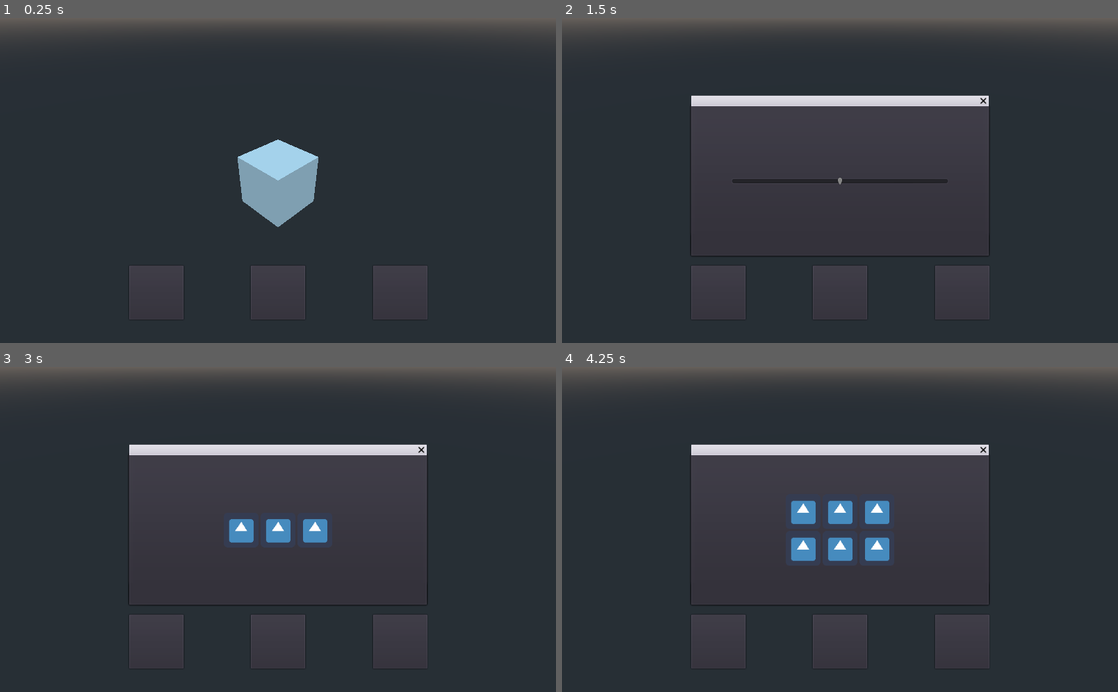
Above: before the commit, frames 1-4 (two rows, left to right).
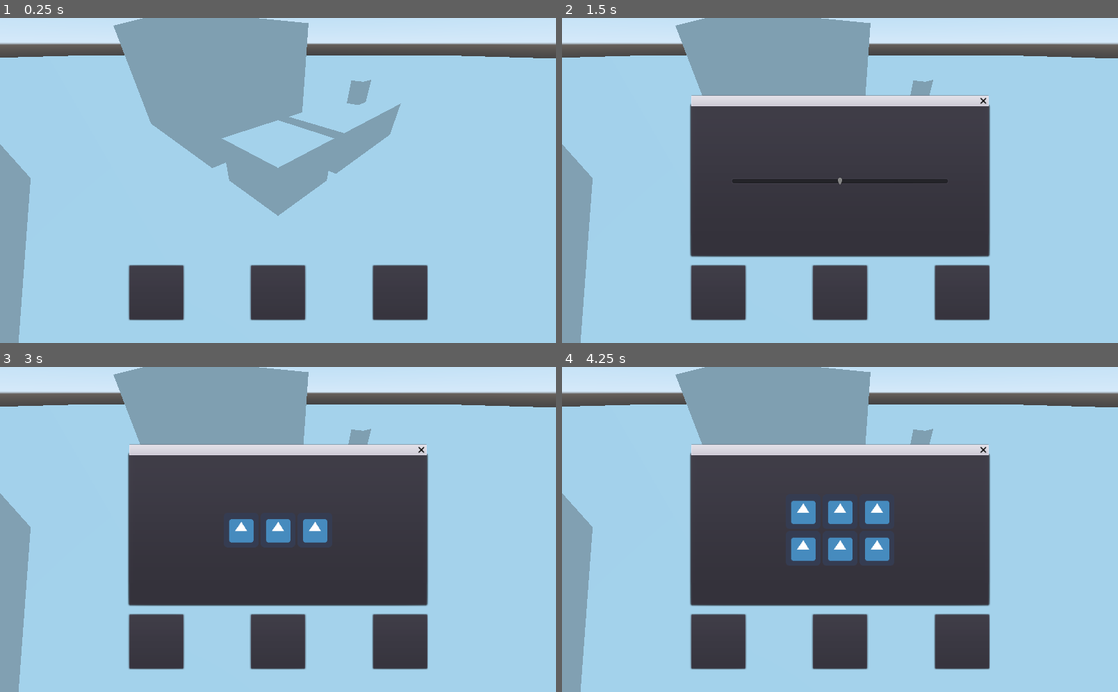
Above: after the commit, the same moments.

Repository: Rhowea/DDUEksamensprojekt
Game: Godot game, scene res://World.tscn
Two runs of this game, one before a commit and one after it. Both use one fixed random seed, a clock stepped at 60 frames per second and the inputs below. The engine's default icon, where the game draws it, is replaced by a stand-in: a white triangle on a blue panel in a dark square.
Inputs (mouse positions are in pixels of both pictures, inside the frame that each line leads up to):
- Up to frame 1 (0.25 s): no input
- Up to frame 2 (1.5 s): click (717, 291) at 0.5 s; click (840, 291) at 1.25 s
- Up to frame 3 (3 s): click (400, 640) at 2 s; click (155, 640) at 2.75 s
- Up to frame 4 (4.25 s): click (801, 529) at 3.5 s

The runs differ from the first frame. In frame 1, 93% of the frame differs, in the area x 0-100%, y 0-100%; in frame 2, 69%; in frame 3, 69%; in frame 4, 69%.

Commit message:
Camera and buildings

Diff:
--- /dev/null
+++ b/3d/Scenes/Skitse1.tscn
@@ -0,0 +1,5 @@
+[gd_scene load_steps=2 format=2]
+
+[ext_resource path="res://3d/Raw/Skitse1.glb" type="PackedScene" id=1]
+
+[node name="Skitse1" instance=ExtResource( 1 )]
--- a/World.tscn
+++ b/World.tscn
@@ -7,13 +7,17 @@
 [ext_resource path="res://Scripts/DraggableSlot.gd" type="Script" id=5]
 [ext_resource path="res://Scripts/Set2.gd" type="Script" id=6]
 [ext_resource path="res://Scripts/Set3.gd" type="Script" id=7]
-
-[sub_resource type="CubeMesh" id=1]
+[ext_resource path="res://3d/Scenes/Skitse1.tscn" type="PackedScene" id=8]
+
+[sub_resource type="PlaneMesh" id=1]
+size = Vector2( 200, 200 )
 
 [node name="Spatial" type="Spatial"]
 
 [node name="Camera" type="Camera" parent="."]
 transform = Transform( 0.707107, -0.408244, 0.577353, 0, 0.816501, 0.577345, -0.707107, -0.408244, 0.577353, 5, 5, 5 )
+current = true
+fov = 80.0
 
 [node name="Control" type="Control" parent="Camera"]
 anchor_left = 0.5
@@ -272,7 +276,10 @@
 margin_bottom = 257.0
 action_mode = 0
 
+[node name="Skitse1" parent="." instance=ExtResource( 8 )]
+
 [node name="CSGMesh" type="CSGMesh" parent="."]
+transform = Transform( 1, 0, 0, 0, 1, 0, 0, 0, 1, -49.982, 0, -40.7995 )
 mesh = SubResource( 1 )
 
 [connection signal="popup_hide" from="Camera/Control/WindowDialog" to="Camera/Control" method="_on_WindowDialog_popup_hide"]
Binary file added: 3d/Raw/Skitse1.glb
Not shown, added: 3d/Raw/Skitse1.glb.import
Not shown: 1 places in World.tscn that only renumber resources
